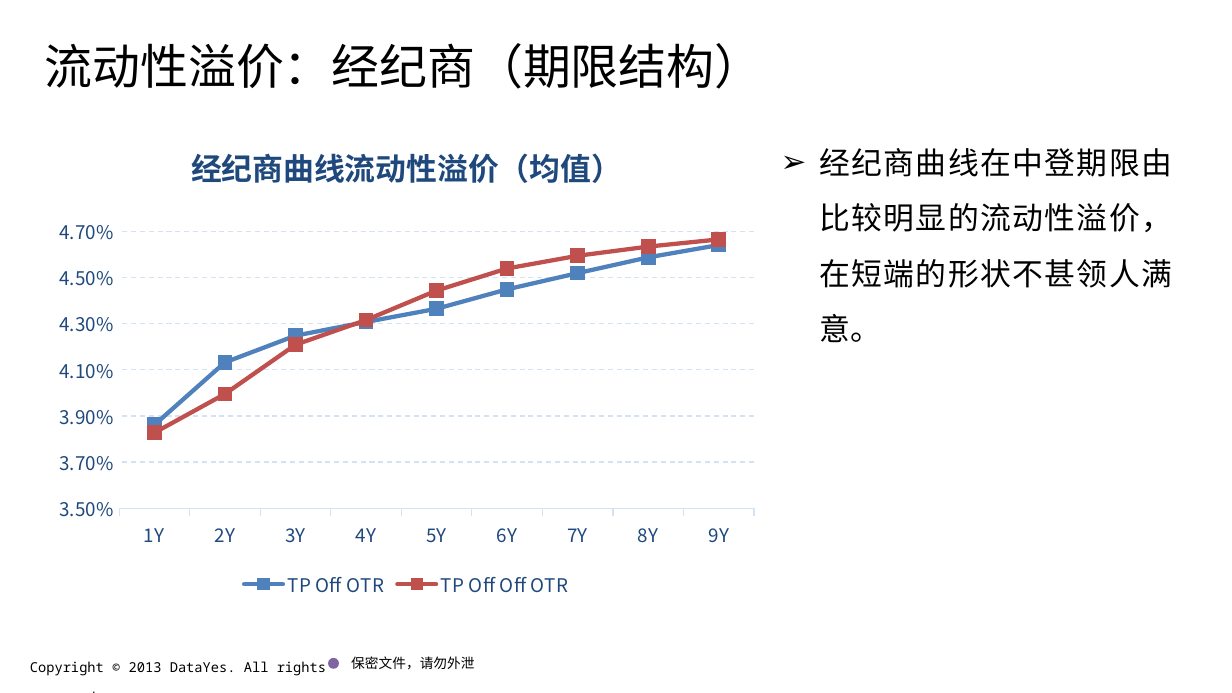
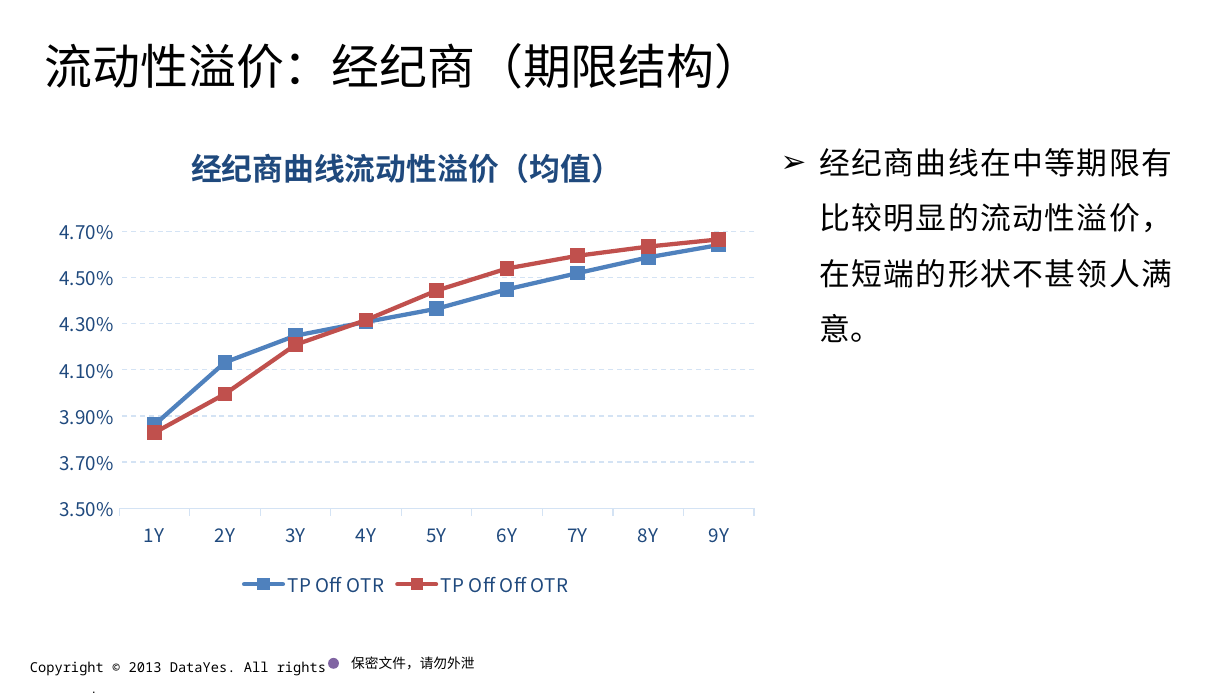
Before and after one commit to jojogh/QuantPlus, a slide deck: slide 19 of quantlib/CAL-SWIG/Python/notebooks/TP/实时收益率曲线.pptx. Drawn at 1232x693 pixels with LibreOffice and Linux fonts; fonts in the diff are those of the drawing; background and template pictures are left out. Boxes give left, top, right and bottom in pixels: in the first picture for what was removed or moved away, otherwise in the second. Text is boxed around its words. In the diff, an @@ line names an element or a change of style, - is before the commit and + after.

```diff
--- a/quantlib/CAL-SWIG/Python/notebooks/TP/实时收益率曲线.pptx
+++ b/quantlib/CAL-SWIG/Python/notebooks/TP/实时收益率曲线.pptx
@@ text at <box>819,148,1172,343</box>: text changed @@
-➢ 经纪商曲线在中登期限由比较明显的流动性溢价，在短端的形状不甚领人满意。
+➢ 经纪商曲线在中等期限有比较明显的流动性溢价，在短端的形状不甚领人满意。
```
Also in this commit, not shown: 1 other file.
